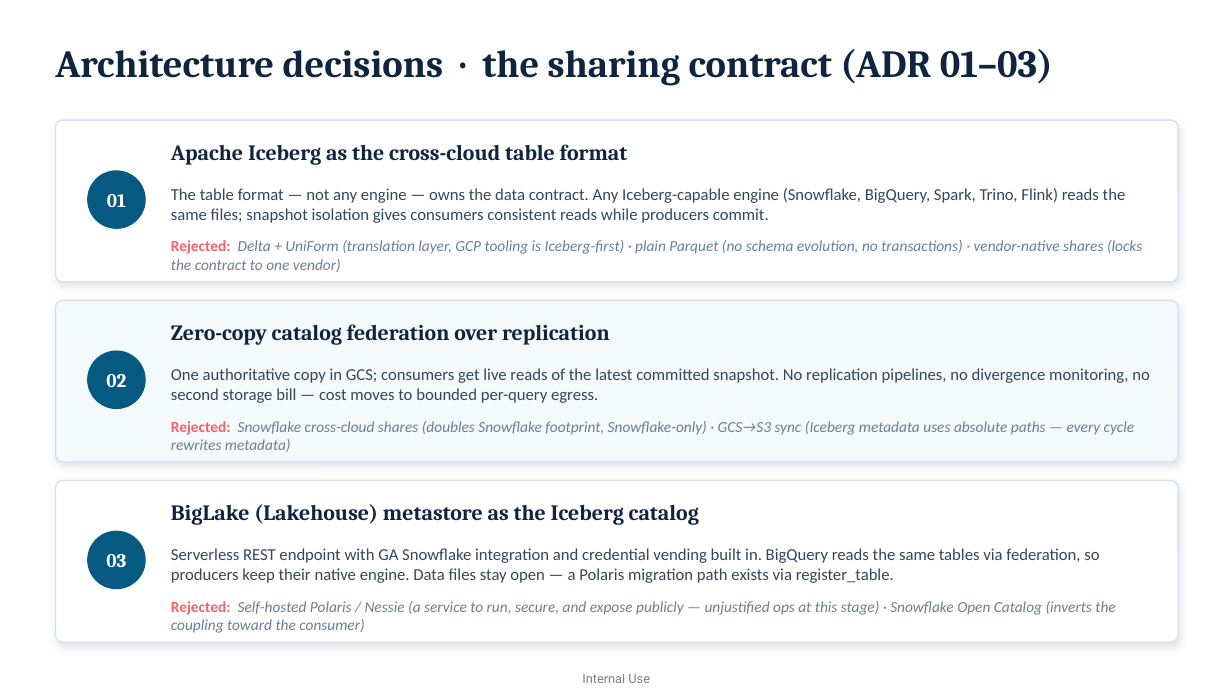
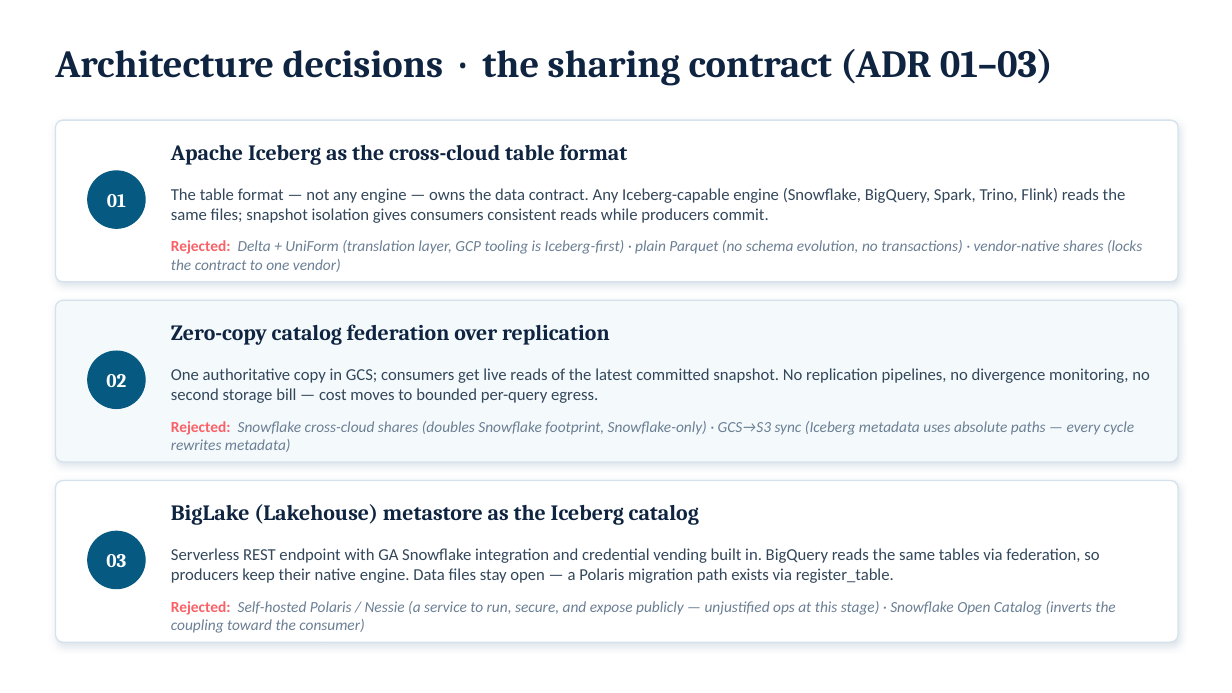
Before and after one commit to jeremydegardeyn/iceberg-zero-copy-poc, a slide deck: slide 5 of docs/iceberg-zero-copy-approach.pptx. Drawn at 1232x693 pixels with LibreOffice and Linux fonts; fonts in the diff are those of the drawing. Boxes give left, top, right and bottom in pixels: in the first picture for what was removed or moved away, otherwise in the second. Text is boxed around its words. In the diff, an @@ line names an element or a change of style, - is before the commit and + after.

```diff
--- a/docs/iceberg-zero-copy-approach.pptx
+++ b/docs/iceberg-zero-copy-approach.pptx
@@ text removed at box(582, 674, 650, 683) @@
-Internal Use
```
Also in this commit, not shown: 9 other slides changed, 6 slides added.
